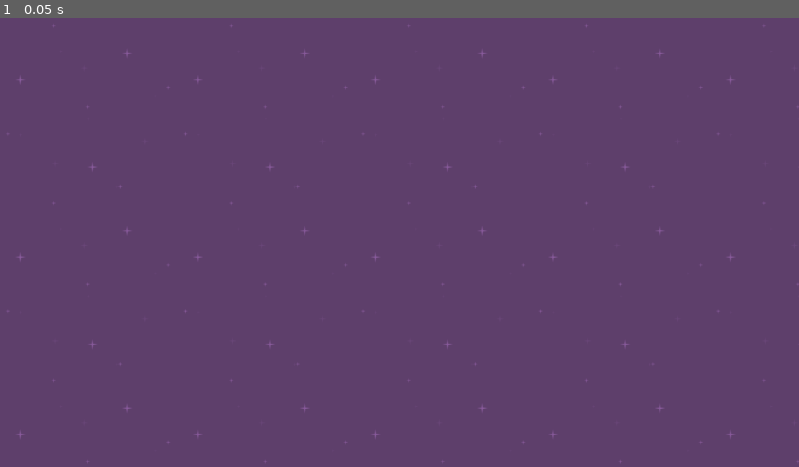
Above: before the commit, frame 1.
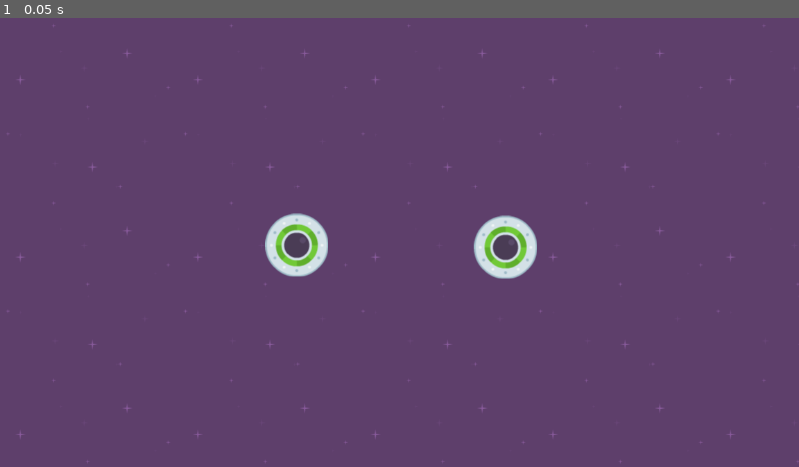
Above: after the commit, the same moment.

Repository: DapperMongoose/SpeedySaucer
Game: Godot game, scene res://level_1.tscn
Two runs of this game, one before a commit and one after it. Both use one fixed random seed, a clock stepped at 60 frames per second and the inputs below.
Inputs:
- Up to frame 1 (0.05 s): no input

The runs differ from the first frame. In frame 1, 1.5% of the frame differs, in the area x 33-68%, y 43-59%.

Commit message:
completed the editing instances lesson

Diff:
--- a/level_1.tscn
+++ b/level_1.tscn
@@ -1,6 +1,7 @@
-[gd_scene load_steps=2 format=3 uid="uid://u7jtd37lnleb"]
+[gd_scene load_steps=3 format=3 uid="uid://u7jtd37lnleb"]
 
 [ext_resource type="Texture2D" uid="uid://dg3x6t106oi6e" path="res://purple.png" id="1_5omrp"]
+[ext_resource type="PackedScene" uid="uid://cxqg60s2uvld6" path="res://player.tscn" id="2_a4uty"]
 
 [node name="Level1" type="Node2D"]
 
@@ -9,3 +10,9 @@
 offset_bottom = 648.0
 texture = ExtResource("1_5omrp")
 stretch_mode = 1
+
+[node name="Player" parent="." instance=ExtResource("2_a4uty")]
+position = Vector2(729, 331)
+
+[node name="Player2" parent="." instance=ExtResource("2_a4uty")]
+position = Vector2(428, 328)
